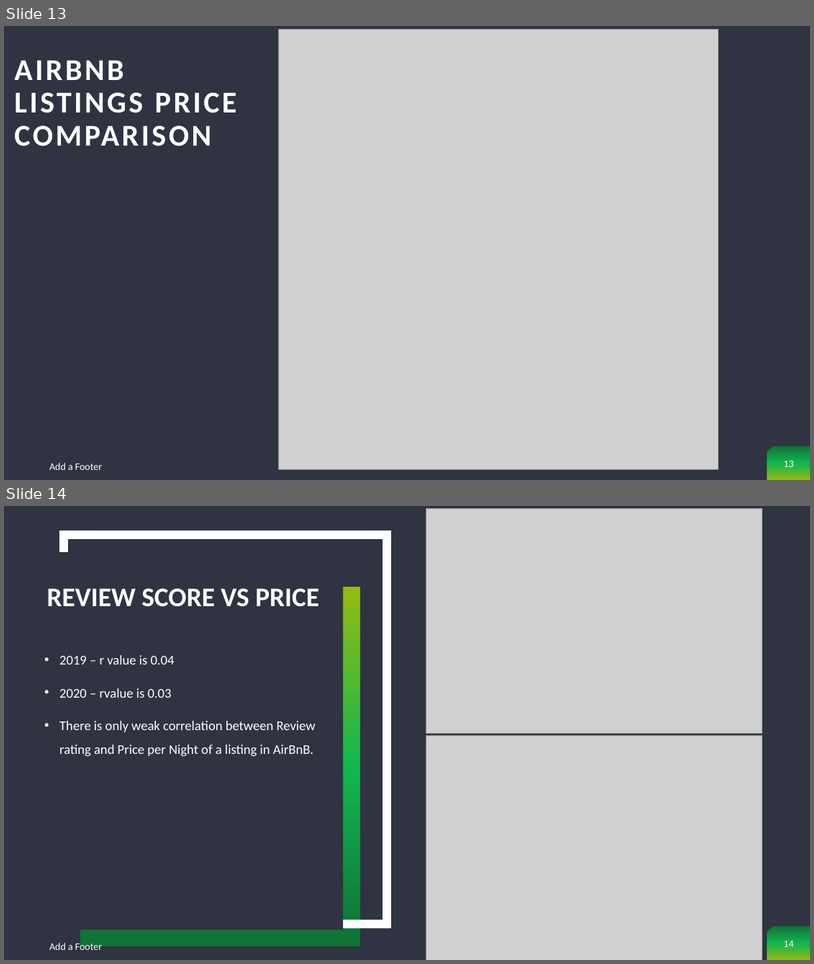
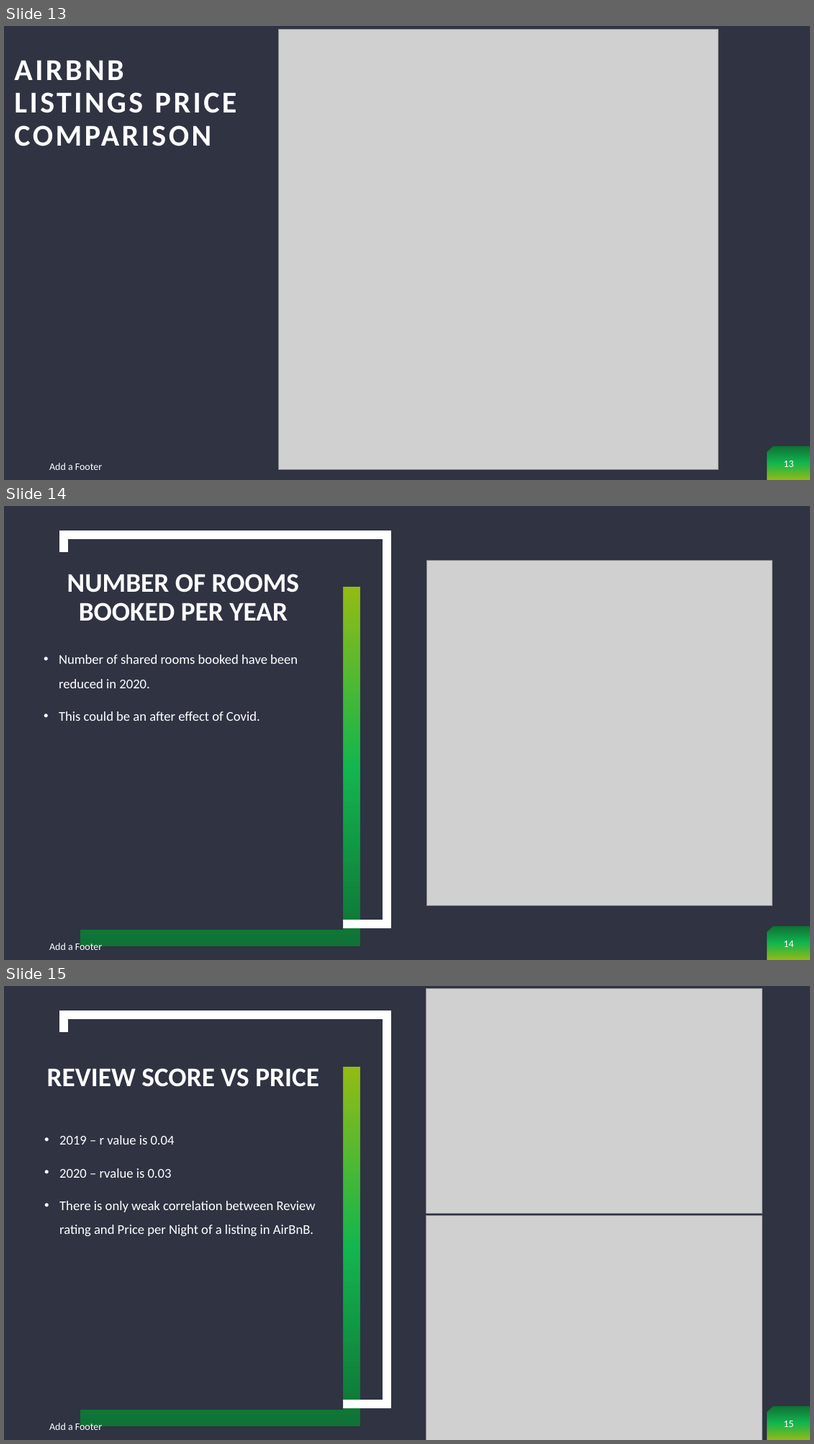
Before and after one commit to cjdance/Project_1, a slide deck: AirBnb Project - Sherin, Neena and Cody.pptx. Shown one above the other, each under a label of ours: slides 13 and 14 before the commit, slides 13, 14 and 15 after it. The pictures are 814x964 and 814x1444 pixels, drawn with LibreOffice and Linux fonts; fonts in the diff are those of the drawing; grey boxes stand for pictures. Boxes give left, top, right and bottom in pixels: in the first picture for what was removed or moved away, otherwise in the second. Text is boxed around its words. In the diff, an @@ line names an element or a change of style, - is before the commit and + after.

```diff
--- a/AirBnb Project - Sherin, Neena and Cody.pptx
+++ b/AirBnb Project - Sherin, Neena and Cody.pptx
@@ slide 14 added at [4, 506, 810, 960], background #2F3342; not listed: 4 template elements that a slide beside it also shows @@
@@ picture added at [427, 561, 773, 906] @@
@@ title added at [67, 574, 299, 621], 32 pt, text #FFFFFF, bold @@
+NUMBER OF ROOMS BOOKED PER YEAR
@@ text added at [59, 654, 298, 721], 16 pt, text #FFFFFF @@
+• Number of shared rooms booked have been reduced in 2020.
+• This could be an after effect of Covid.
@@ text added at [49, 941, 102, 952], 12 pt, text #FFFFFF @@
+Add a Footer
@@ page number added at [784, 940, 794, 947], 12 pt, text #FFFFFF @@
+14
@@ what was slide 14 is now slide 15 @@
@@ page number at [784, 1420, 794, 1427]: text changed @@
-14
+15
```
